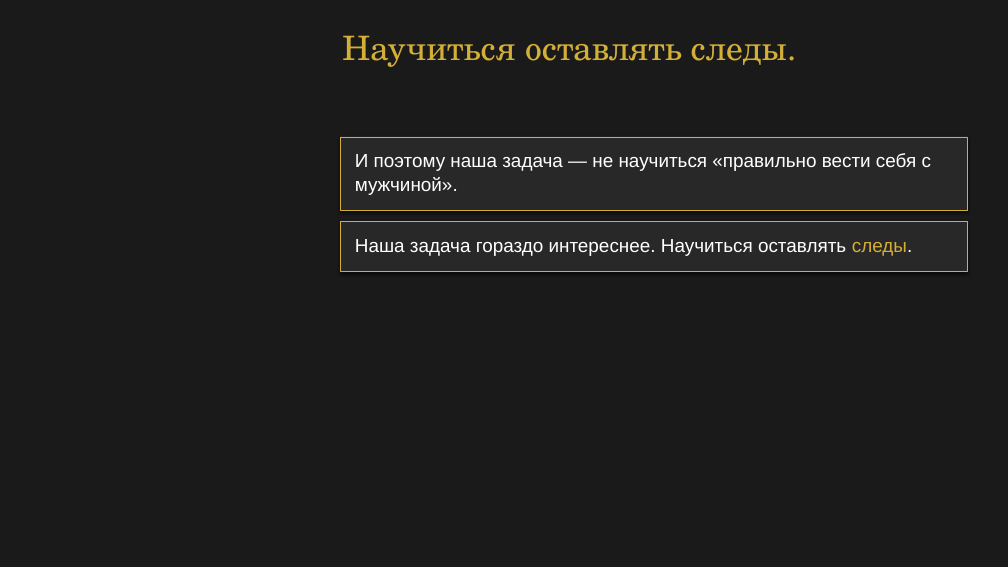
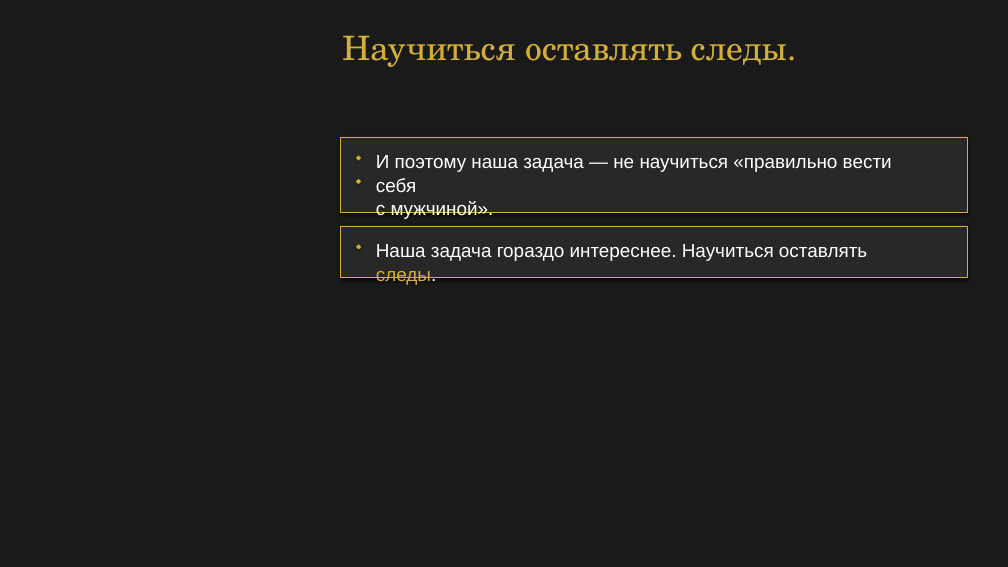
Before and after one commit to babylonofkommod-ai/-, a slide deck: slide 8 of Ваш Кристалл незабываемости.pptx. Drawn at 1008x567 pixels with LibreOffice and Linux fonts; fonts in the diff are those of the drawing. Boxes give left, top, right and bottom in pixels: in the first picture for what was removed or moved away, otherwise in the second. Text is boxed around its words. In the diff, an @@ line names an element or a change of style, - is before the commit and + after.

```diff
--- a/Ваш Кристалл незабываемости.pptx
+++ b/Ваш Кристалл незабываемости.pptx
@@ diamond added at (x1=356, y1=156, x2=361, y2=161), fill #D4AF37 @@
@@ diamond added at (x1=356, y1=179, x2=361, y2=185), fill #D4AF37 @@
@@ text at (x1=376, y1=155, x2=892, y2=219): spaces changed @@
-И поэтому наша задача — не научиться «правильно вести себя с
-мужчиной».
+И поэтому наша задача — не научиться «правильно вести себя
+с мужчиной».
@@ 2 rectangles, 1 text moved together from (x1=340, y1=222, x2=968, y2=272) to (x1=340, y1=225, x2=968, y2=285) @@
@@ diamond added at (x1=356, y1=244, x2=361, y2=250), fill #D4AF37 @@
```
Also in this commit, not shown: 21 other slides changed, 3 other files.
